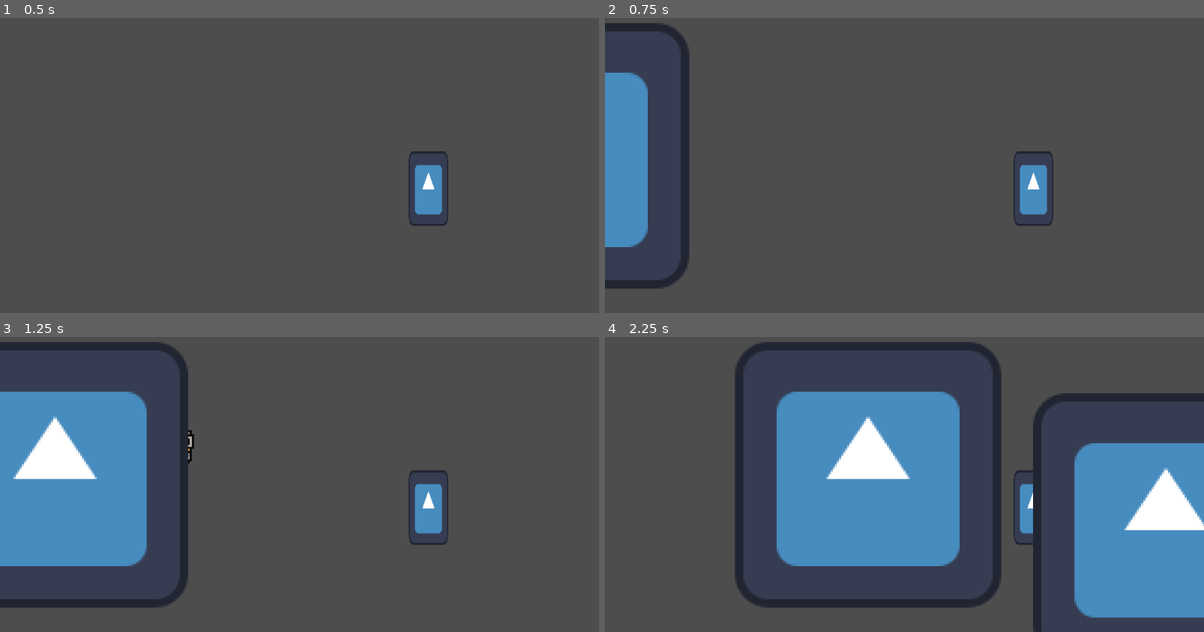
Above: before the commit, frames 1-4 (two rows, left to right).
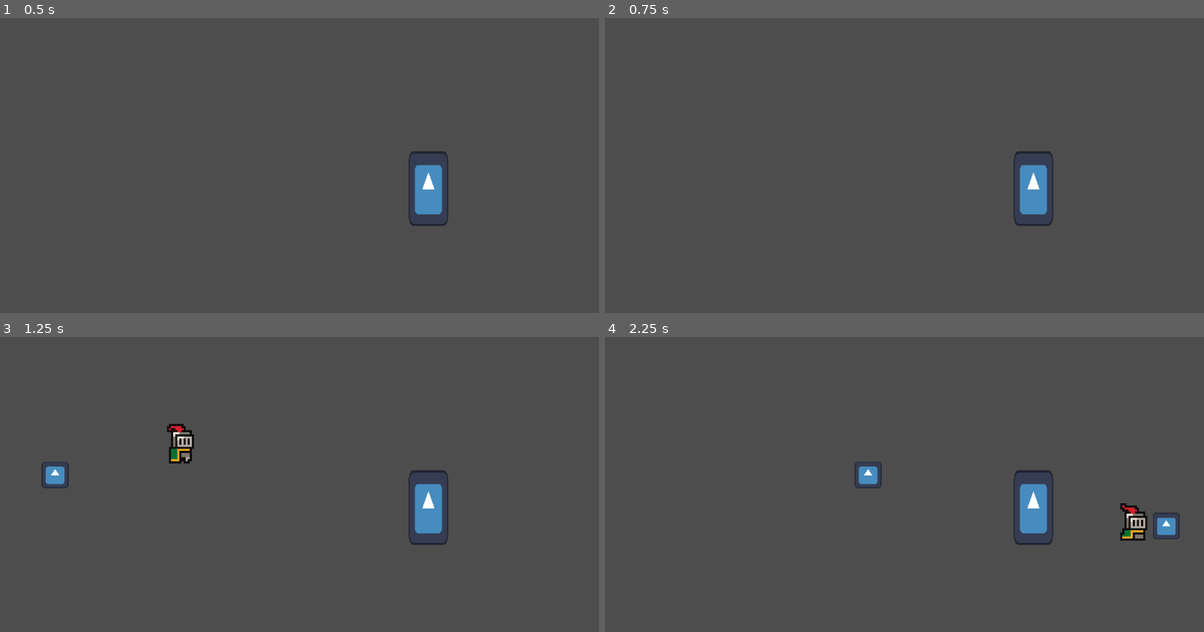
Above: after the commit, the same moments.

Repository: Smoresies/CCG2024Q4
Game: Godot game, scene res://scenes/sandbox.tscn
The game is run twice, just before and just after one commit, with the same random seed, the same clock (stepped at 60 frames per second) and the same inputs. The engine's default icon, where the game draws it, is replaced by a stand-in: a white triangle on a blue panel in a dark square.
Inputs (mouse positions are in pixels of both pictures, inside the frame that each line leads up to):
- Up to frame 1 (0.5 s): no input
- Up to frame 2 (0.75 s): tap Enter at 0.5 s; move the mouse to (1036, 127) at 0.52 s; hold Right (right) from 0.53 s (still down); click (1036, 127) at 0.6 s
- Up to frame 3 (1.25 s): keep holding Right (right); tap Space (jump) at 0.77 s
- Up to frame 4 (2.25 s): move the mouse to (784, 481) at 1.27 s; click (784, 481) at 1.35 s; tap Space (jump) at 1.52 s; move the mouse to (964, 390) at 2.02 s; release Right (right) at 2.03 s; hold A (left) from 2.03 s (still down); click (964, 390) at 2.1 s

Frame 1 is identical in both runs. In frame 2, 6.0% of the frame differs, in the area x 0-15%, y 1-92%; in frame 3, 17%; in frame 4, 37%, in the area x 21-100%, y 1-100%.

Commit message:
Projectile

Diff:
--- a/scenes/projectile.tscn
+++ b/scenes/projectile.tscn
@@ -14,4 +14,5 @@
 shape = SubResource("CircleShape2D_05lk1")
 
 [node name="Sprite2D" type="Sprite2D" parent="CollisionShape2D"]
+scale = Vector2(0.1, 0.1)
 texture = ExtResource("2_howwq")
